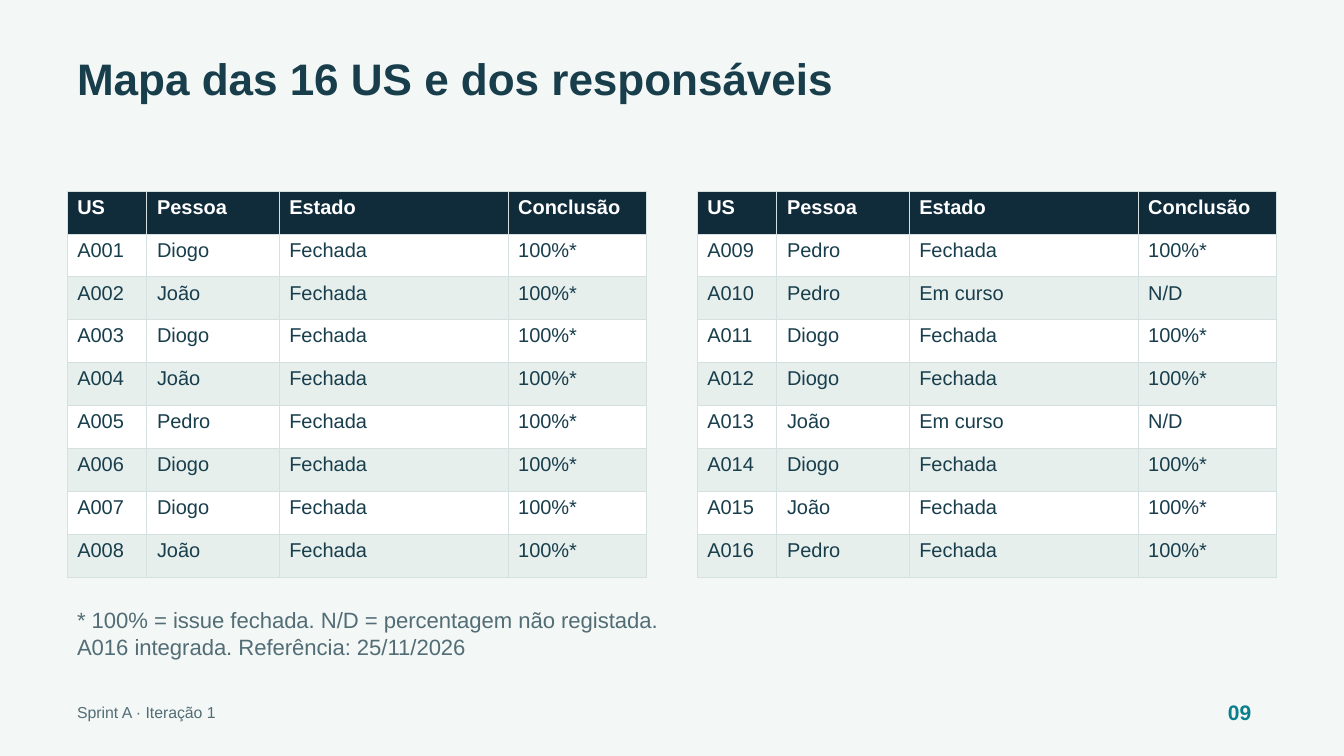
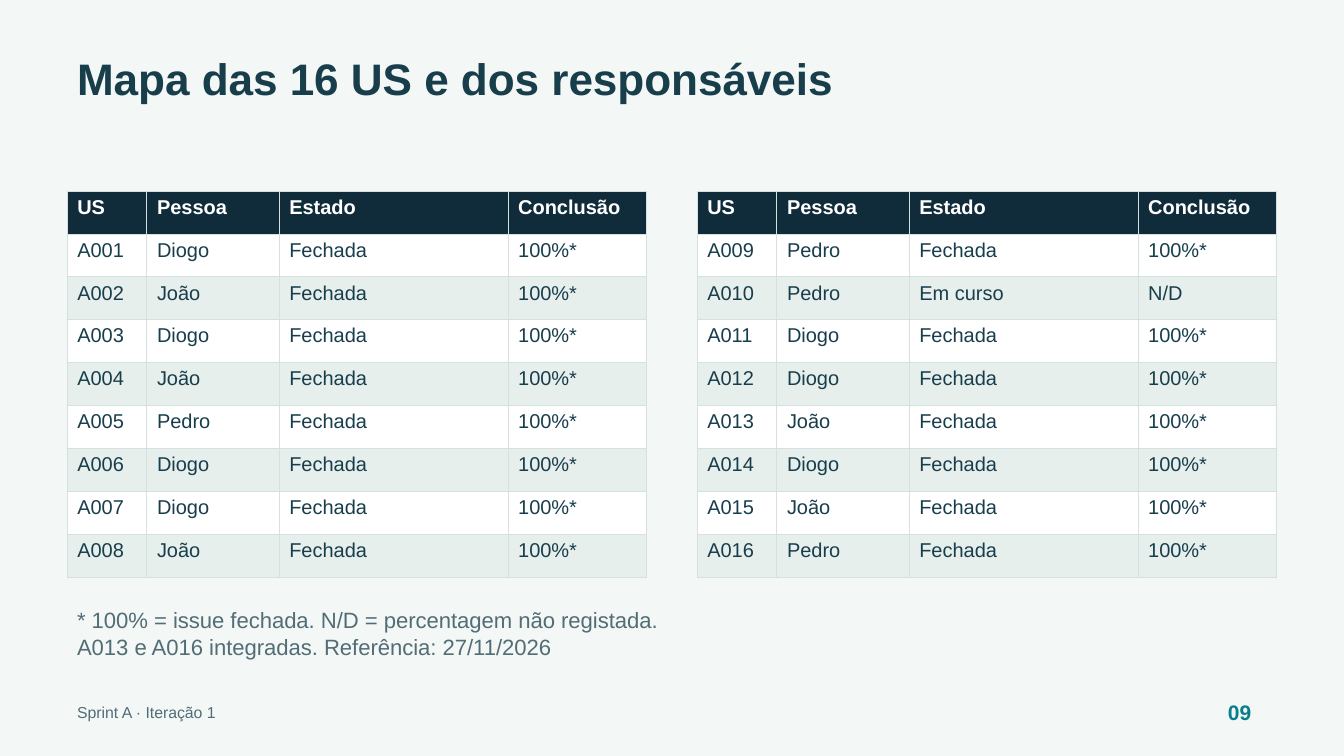
Before and after one commit to escobar0304/ProjInter-2-1, a slide deck: slide 9 of docs/entregas/sprint-review-a/sprint-review-a.pptx. Drawn at 1344x756 pixels with LibreOffice and Linux fonts; fonts in the diff are those of the drawing. Boxes give left, top, right and bottom in pixels: in the first picture for what was removed or moved away, otherwise in the second. Text is boxed around its words. In the diff, an @@ line names an element or a change of style, - is before the commit and + after.

```diff
--- a/docs/entregas/sprint-review-a/sprint-review-a.pptx
+++ b/docs/entregas/sprint-review-a/sprint-review-a.pptx
@@ table at [698, 192, 1277, 578] @@
-row 6, column 3: Em curso
+row 6, column 3: Fechada
-row 6, column 4: N/D
+row 6, column 4: 100%*
@@ text at [77, 639, 551, 660]: text changed @@
-A016 integrada. Referência: 25/11/2026
+A013 e A016 integradas. Referência: 27/11/2026
```
Also in this commit, not shown: 2 other slides changed, 4 other files.
